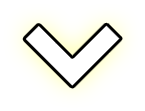
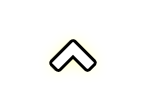
Revision of a layered w=145, h=111 image; what changed, layer by layer:
added layer "Layer 3" above "down_arrow" over 52, 42, 94, 69
hid "down_arrow" over 24, 24, 121, 87
